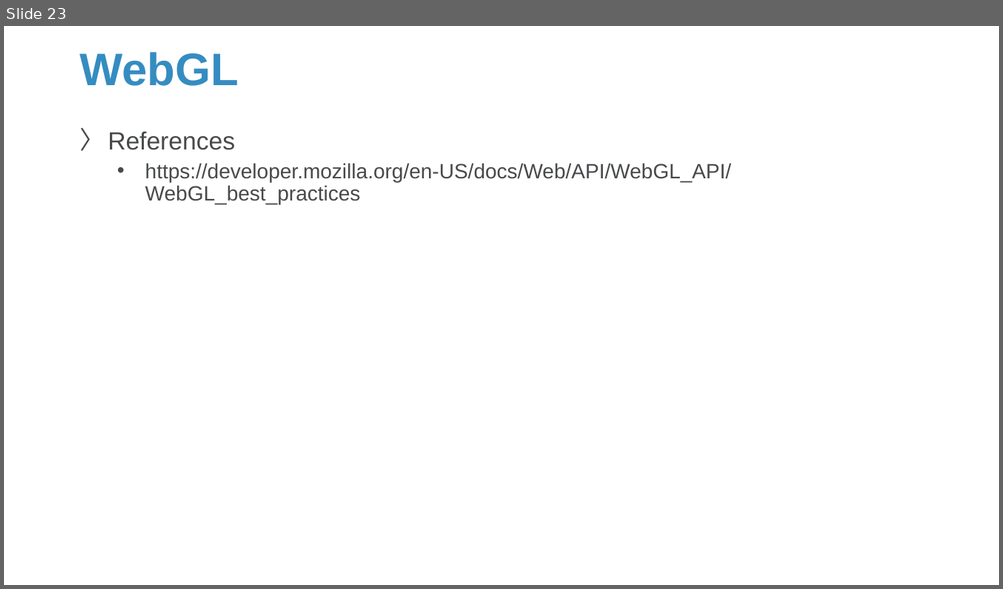
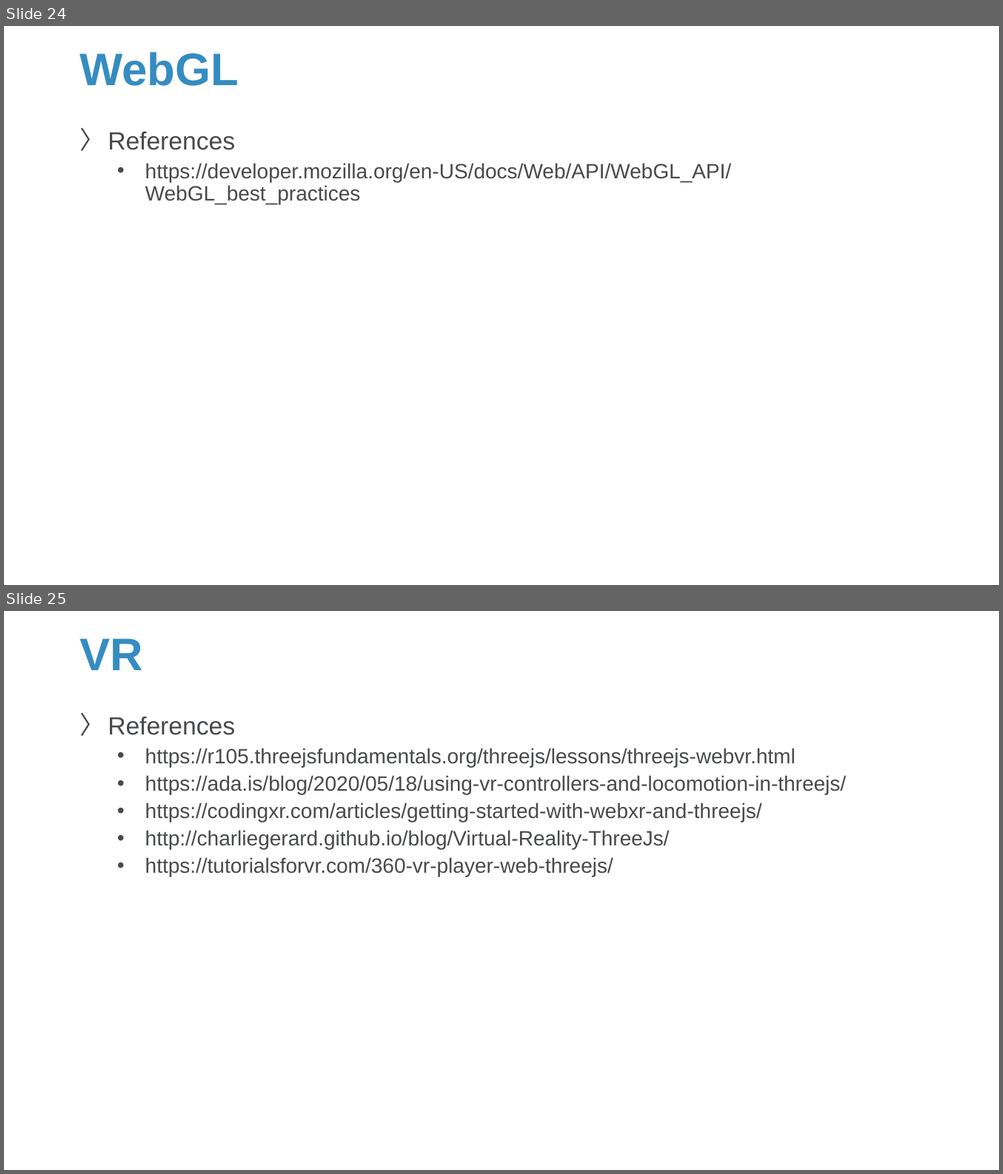
Before and after one commit to Sparks-Lu/TechNotes, a slide deck: Web/ThreeJS-Notes.pptx. Shown one above the other, each under a label of ours: slide 23 before the commit, slides 24 and 25 after it. The pictures are 1003x589 and 1003x1174 pixels, drawn with LibreOffice and Linux fonts; fonts in the diff are those of the drawing; background and template pictures are left out. Boxes give left, top, right and bottom in pixels: in the first picture for what was removed or moved away, otherwise in the second. Text is boxed around its words. In the diff, an @@ line names an element or a change of style, - is before the commit and + after.

```diff
--- a/Web/ThreeJS-Notes.pptx
+++ b/Web/ThreeJS-Notes.pptx
@@ slide 25 added at [4,611,999,1170], background picture (left out) @@
@@ title added at [79,638,142,670], 44 pt, text #358CC1, bold @@
+VR
@@ text added at [108,716,846,877], 20 pt, text #47494B @@
+〉 References
+  • https://r105.threejsfundamentals.org/threejs/lessons/threejs-webvr.html
+  • https://ada.is/blog/2020/05/18/using-vr-controllers-and-locomotion-in-threejs/
+  • https://codingxr.com/articles/getting-started-with-webxr-and-threejs/
+  • http://charliegerard.github.io/blog/Virtual-Reality-ThreeJs/
+  • https://tutorialsforvr.com/360-vr-player-web-threejs/
@@ what was slide 23 is now slide 24 @@
```
Also in this commit, not shown: 2 slides changed, 2 other slides added, 5 other files.
